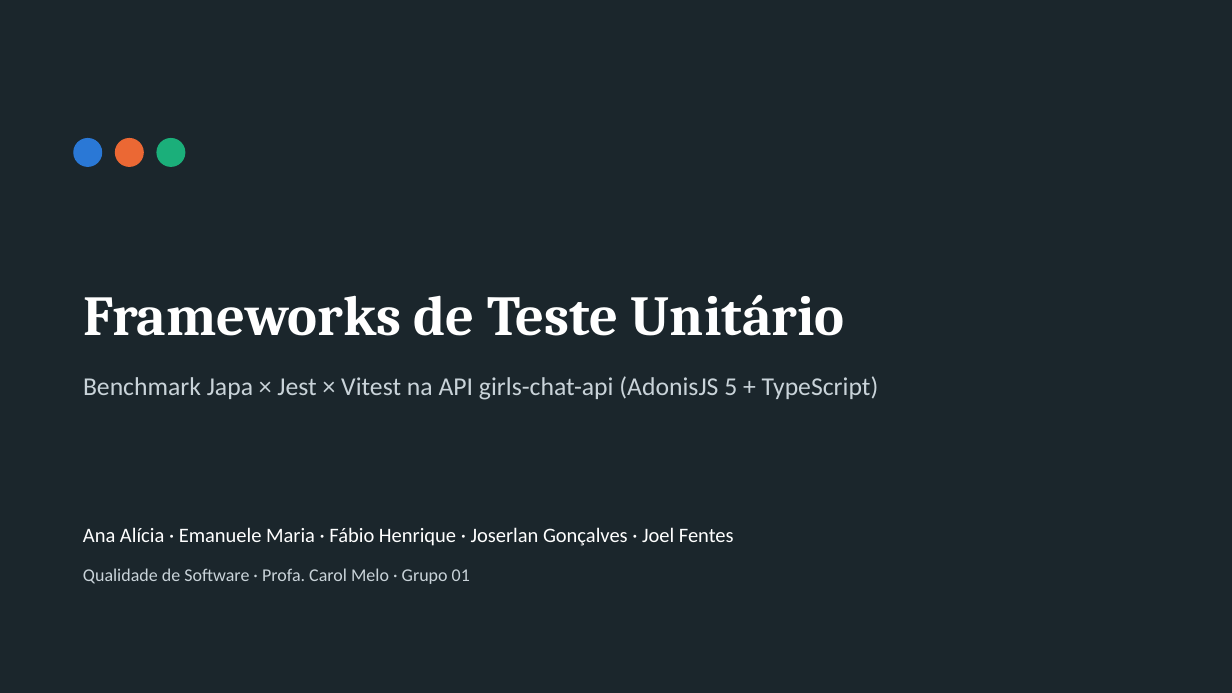
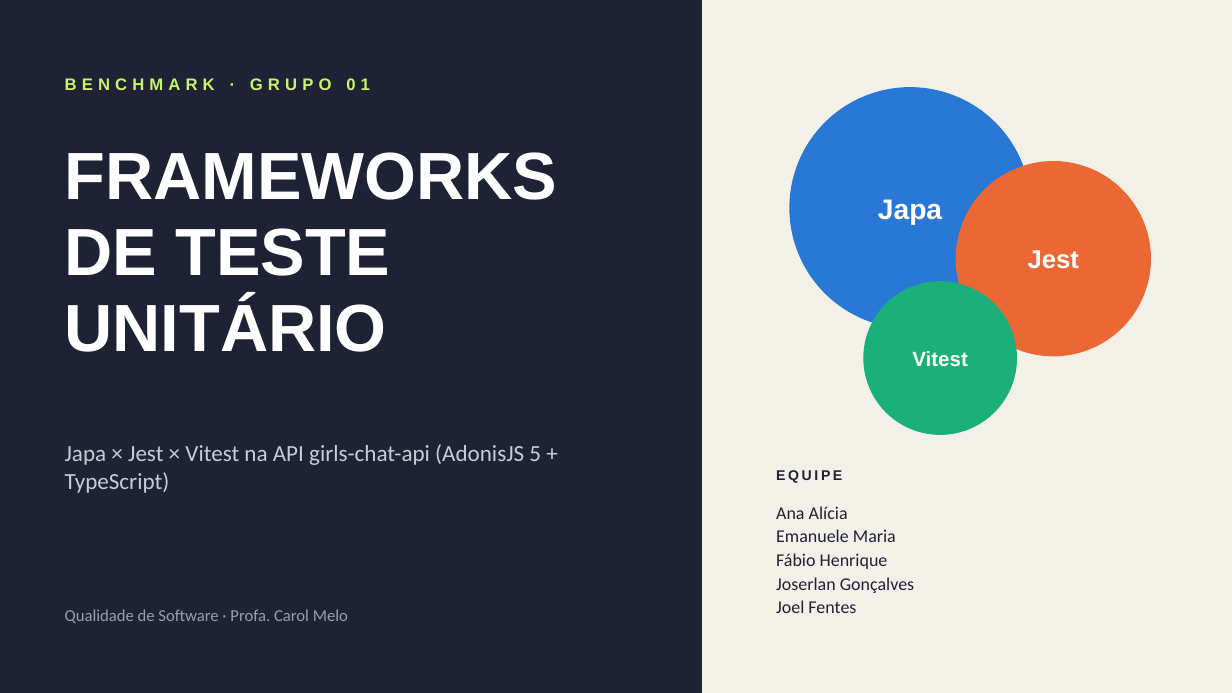
Before and after one commit to emanuuele/girls-chat-api, a slide deck: slide 1 of docs/benchmark/apresentacao.pptx. Drawn at 1232x693 pixels with LibreOffice and Linux fonts; fonts in the diff are those of the drawing. Boxes give left, top, right and bottom in pixels: in the first picture for what was removed or moved away, otherwise in the second. Text is boxed around its words. In the diff, an @@ line names an element or a change of style, - is before the commit and + after.

Commit message:
docs: novo design editorial para os slides
Painel lateral com número e nome da seção, títulos em caixa alta, números de destaque e composições variadas. Conteúdo e números iguais aos da versão anterior.

```diff
--- a/docs/benchmark/apresentacao.pptx
+++ b/docs/benchmark/apresentacao.pptx
@@ background #1B262C to #1E2235 @@
@@ rectangle added at [702, 0, 1232, 693], fill #F3F0E8, outline #F3F0E8 1 pt @@
@@ text added at [65, 78, 370, 90], 13 pt, text #C9F36B, bold @@
+BENCHMARK · GRUPO 01
@@ ellipse added at [790, 88, 1031, 328], fill #2A78D6, outline #2A78D6 1 pt @@
@@ text "FRAMEWORKS" at [65, 152, 557, 352]: vertical alignment bottom to top @@
@@ ellipse removed at [74, 139, 102, 166] @@
@@ ellipse removed at [116, 139, 143, 166] @@
@@ ellipse removed at [157, 139, 185, 166] @@
@@ text at [65, 152, 557, 352]: text changed; size 44 to 52 pt; font Cambria to Arial @@
-Frameworks de Teste Unitário
+FRAMEWORKS
+DE TESTE
+UNITÁRIO
@@ ellipse added at [957, 162, 1151, 356], fill #EB6834, outline #EB6834 1 pt @@
@@ text added at [878, 199, 942, 225], 22 pt, text #FFFFFF, bold @@
+Japa
@@ text added at [1028, 250, 1079, 269], 20 pt, text #FFFFFF, bold @@
+Jest
@@ ellipse added at [864, 282, 1017, 434], fill #1BAF7A, outline #1BAF7A 1 pt @@
@@ text added at [912, 351, 967, 366], 16 pt, text #FFFFFF, bold @@
+Vitest
@@ text at [65, 444, 541, 493]: text changed; size 20 to 18 pt; text colour #C9D3D9 to #C9CBD6 @@
-Benchmark Japa × Jest × Vitest na API girls-chat-api (AdonisJS 5 + TypeScript)
+Japa × Jest × Vitest na API girls-chat-api (AdonisJS 5 + TypeScript)
@@ text added at [776, 470, 842, 483], 11 pt, text #1E2235, bold @@
+EQUIPE
@@ text at [776, 506, 914, 613]: text changed; size 16 to 14 pt; text colour #FFFFFF to #1E2235 @@
-Ana Alícia · Emanuele Maria · Fábio Henrique · Joserlan Gonçalves · Joel Fentes
+Ana Alícia
+Emanuele Maria
+Fábio Henrique
+Joserlan Gonçalves
+Joel Fentes
@@ text at [65, 609, 348, 623]: text changed; size 14 to 13 pt; text colour #C9D3D9 to #9A9DB0 @@
-Qualidade de Software · Profa. Carol Melo · Grupo 01
+Qualidade de Software · Profa. Carol Melo
```
Also in this commit, not shown: 14 other slides changed.
